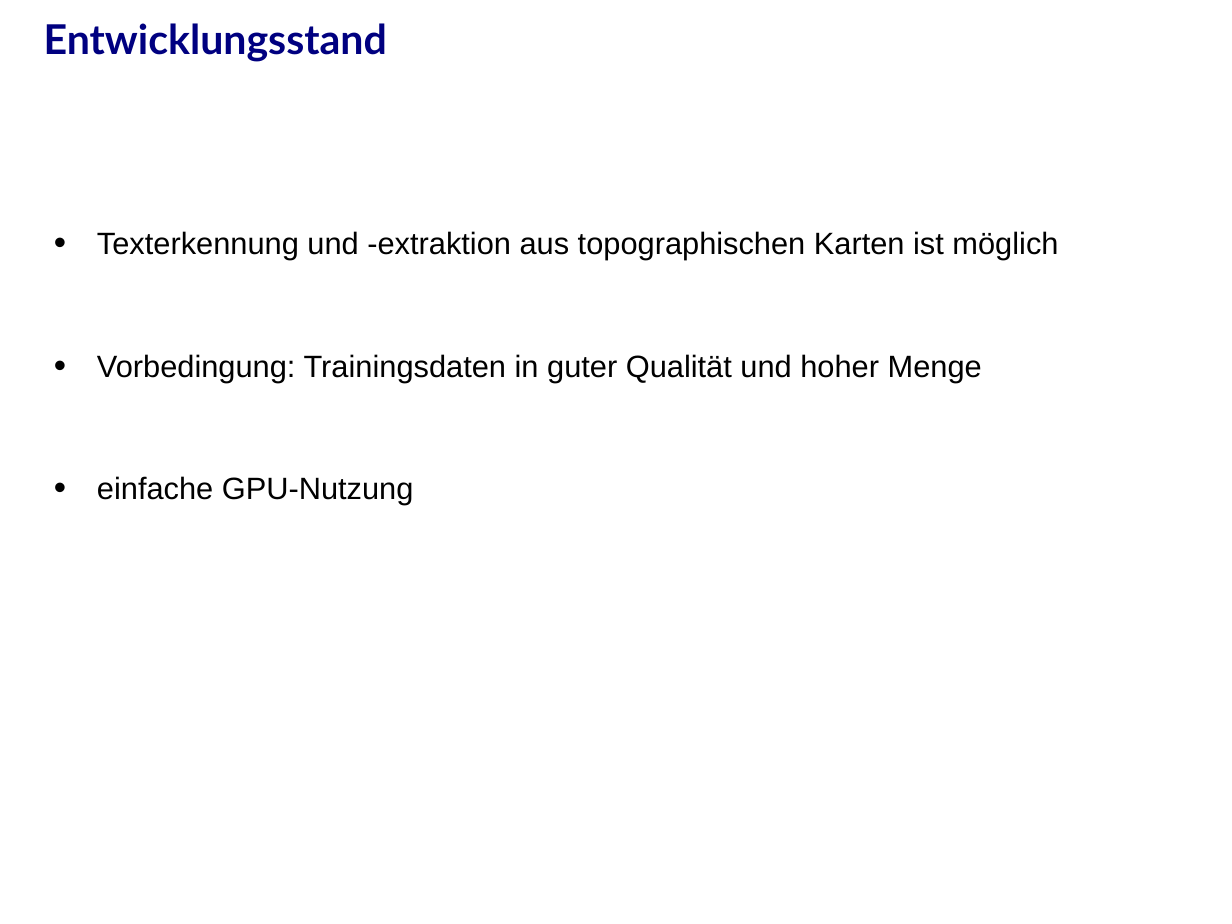
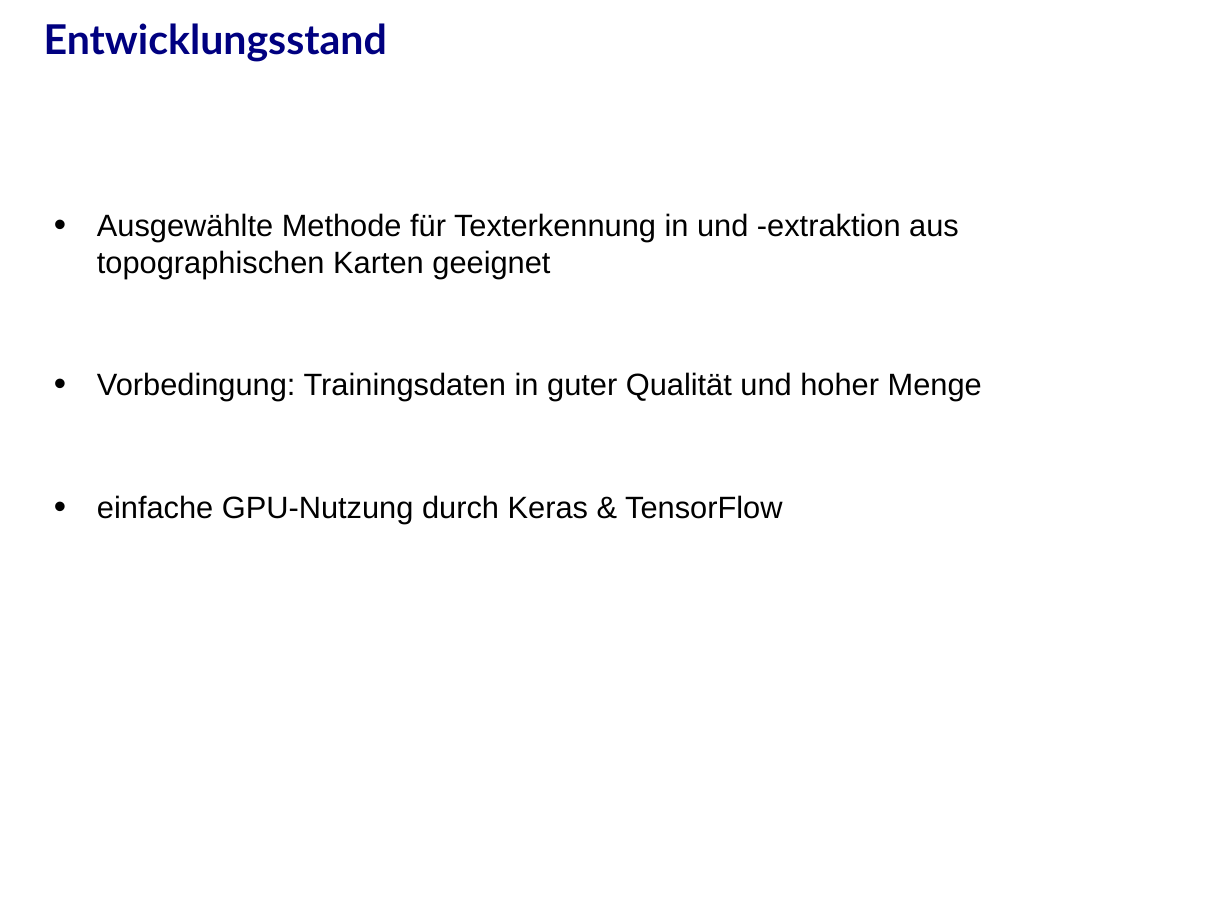
Before and after one commit to j-stephan/d960, a slide deck: slide 30 of presentation/presentation.odp (slide 27 before the commit). Drawn at 1232x924 pixels with LibreOffice and Linux fonts; fonts in the diff are those of the drawing; background and template pictures are left out. Boxes give left, top, right and bottom in pixels: in the first picture for what was removed or moved away, otherwise in the second. Text is boxed around its words. In the diff, an @@ line names an element or a change of style, - is before the commit and + after.

```diff
--- a/presentation/presentation.odp
+++ b/presentation/presentation.odp
@@ text at (x1=97, y1=213, x2=959, y2=278): text changed @@
-• Texterkennung und -extraktion aus topographischen Karten ist möglich
+• Ausgewählte Methode für Texterkennung in und -extraktion aus topographischen Karten geeignet
@@ text at (x1=97, y1=495, x2=782, y2=523): text changed @@
-• einfache GPU-Nutzung
+• einfache GPU-Nutzung durch Keras & TensorFlow
```
Also in this commit, not shown: 14 other slides changed, 7 slides added, 4 slides removed, 1 other file.
